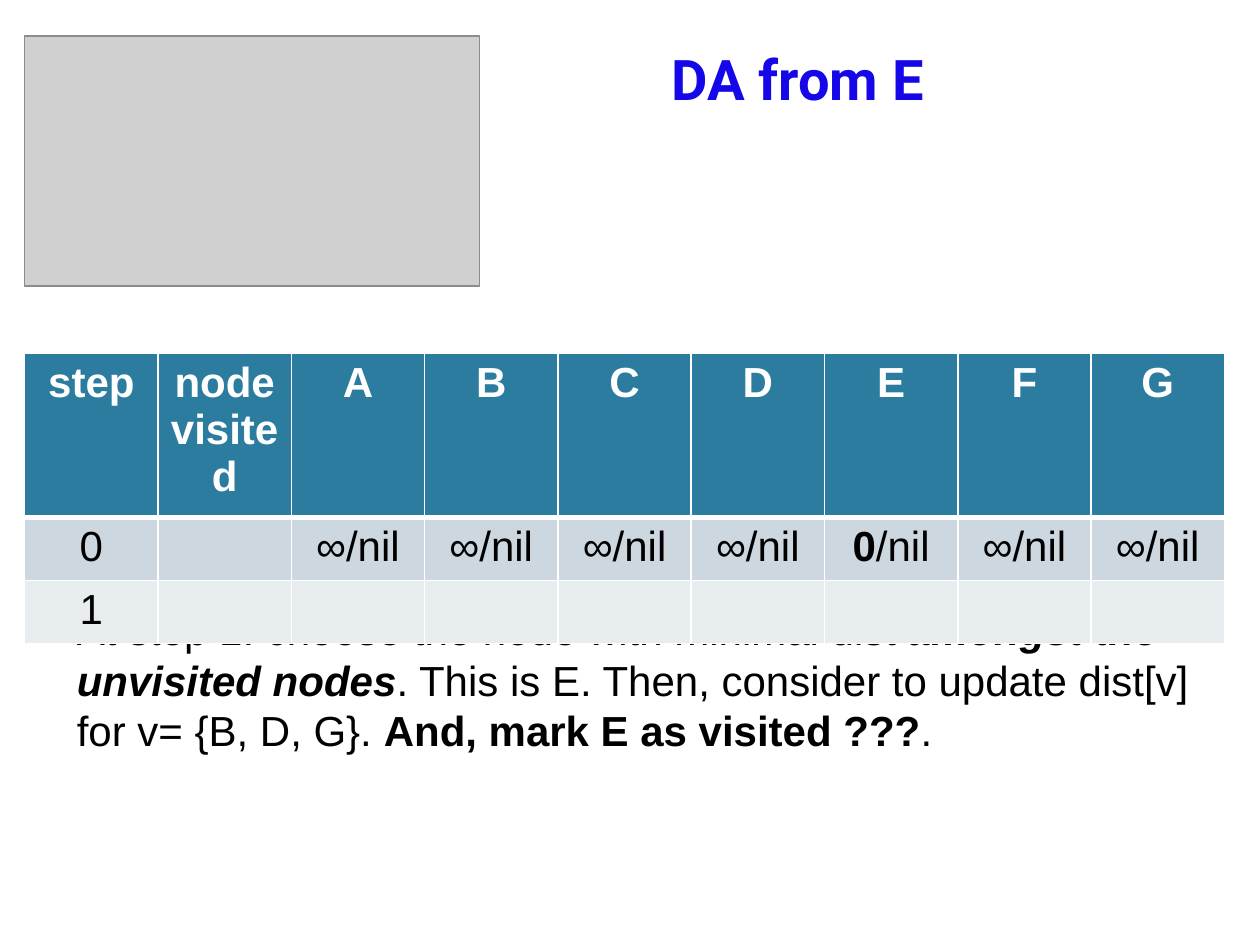
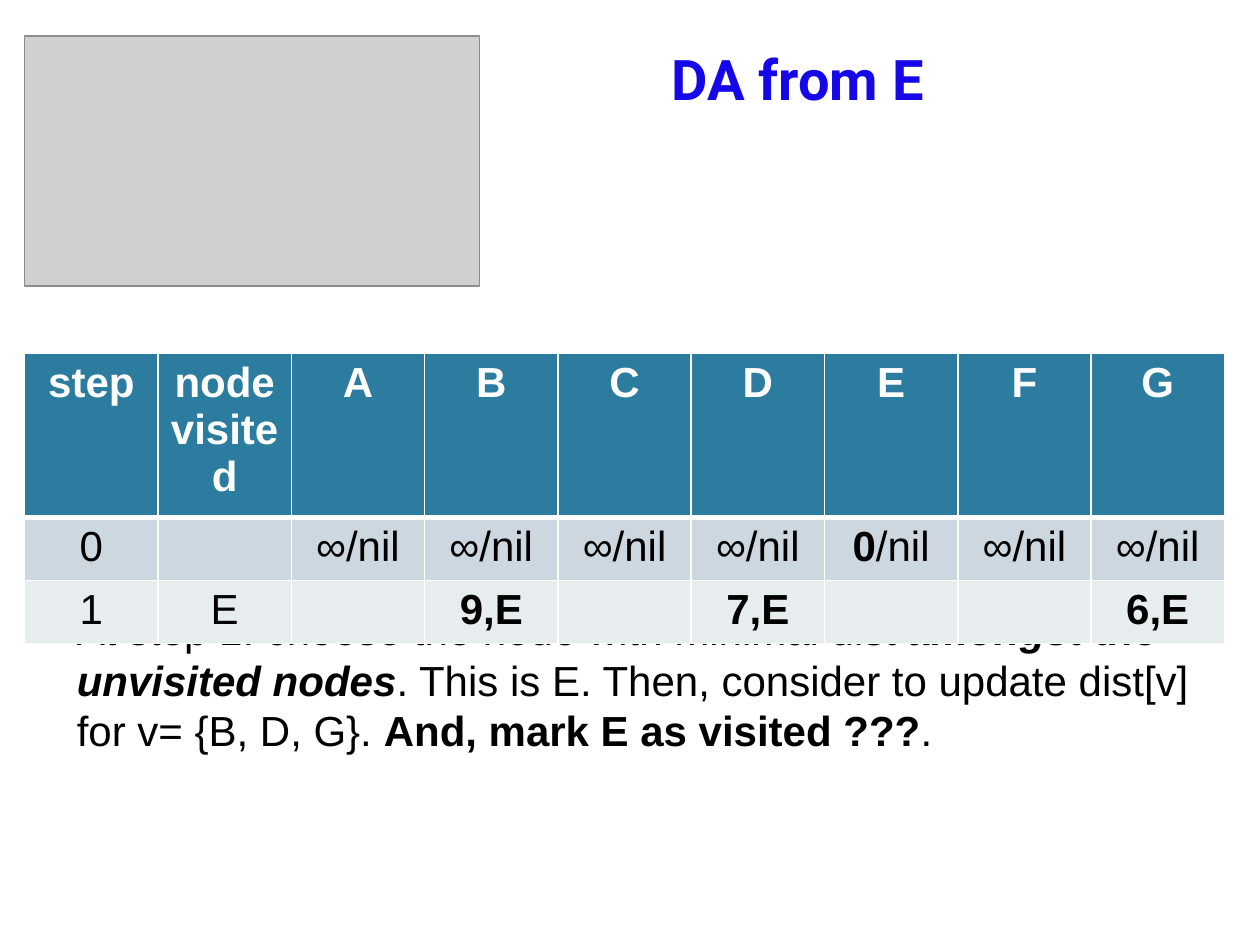
Before and after one commit to anhvir/c207, a slide deck: slide 14 of ws6.pptx. Drawn at 1260x945 pixels with LibreOffice and Linux fonts; fonts in the diff are those of the drawing; grey boxes stand for pictures; background and template pictures are left out. Boxes give left, top, right and bottom in pixels: in the first picture for what was removed or moved away, otherwise in the second. Text is boxed around its words. In the diff, an @@ line names an element or a change of style, - is before the commit and + after.

```diff
--- a/ws6.pptx
+++ b/ws6.pptx
@@ table at (25, 354, 1227, 635) @@
-row 3: 1 |  |  |  |  |  |  |  | 
+row 3: 1 | E |  | 9,E |  | 7,E |  |  | 6,E
```
Also in this commit, not shown: 9 other slides changed, 2 other files.
